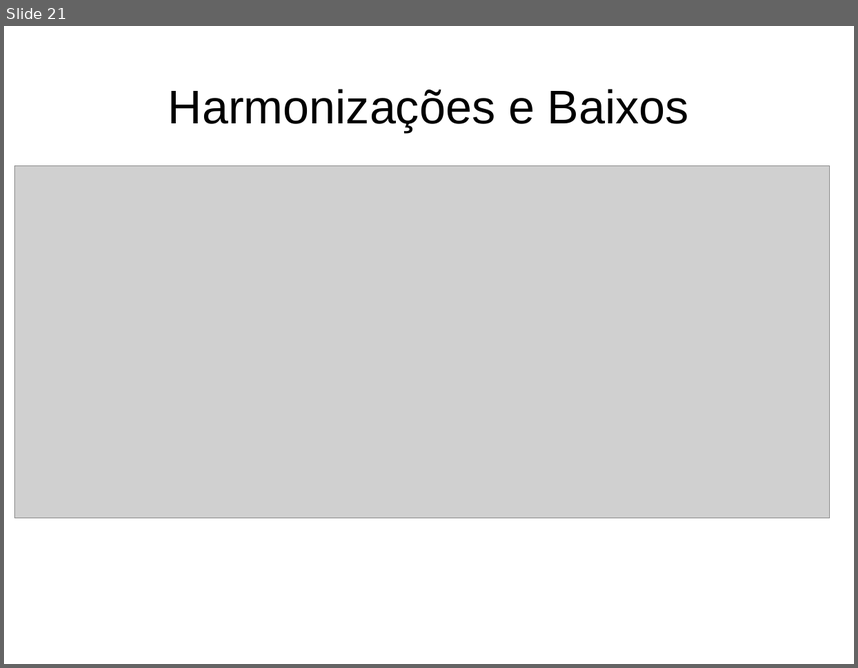
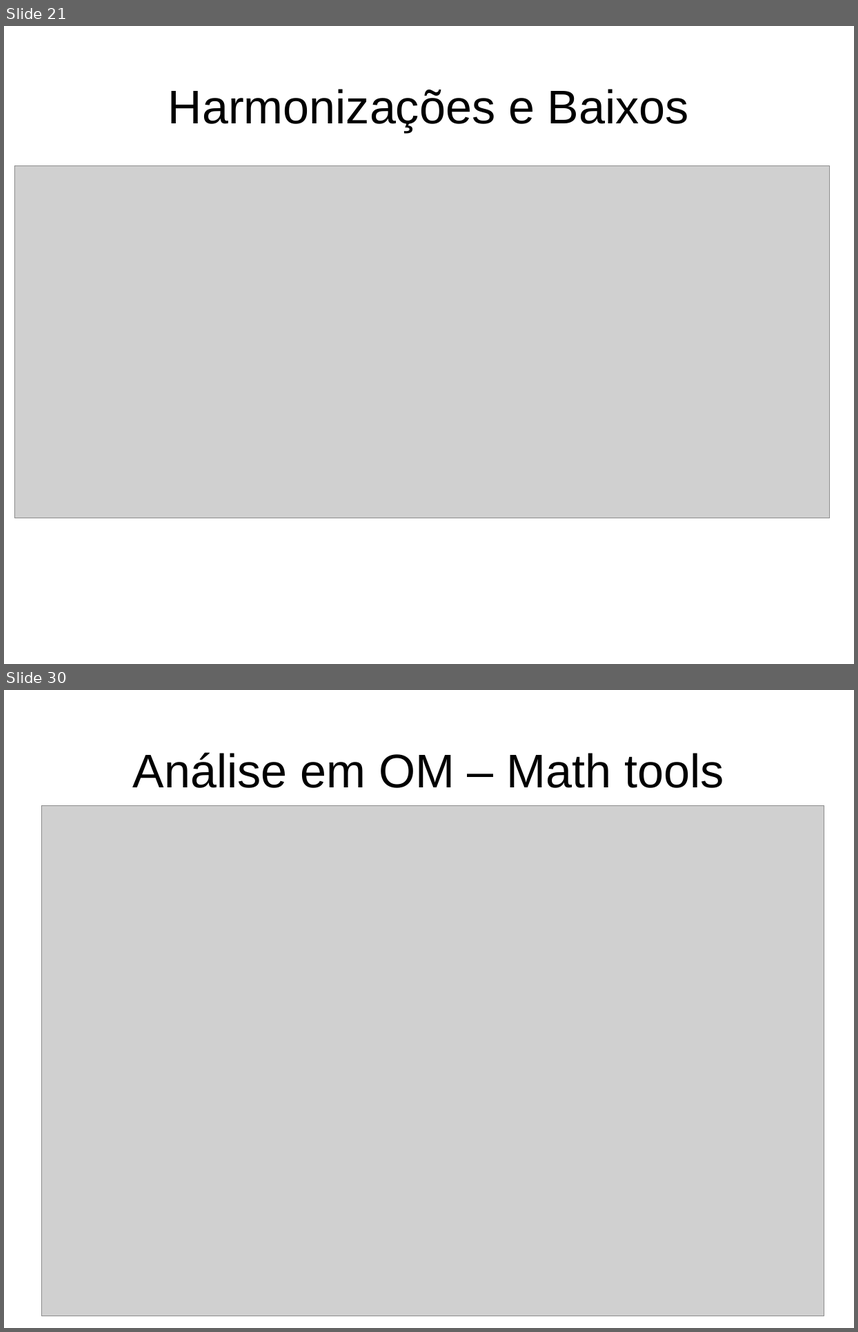
Before and after one commit to glerm/luteria, a slide deck: slides/banca.odp. Shown one above the other, each under a label of ours: slide 21 before the commit, slides 21 and 30 after it; the slides between them are not shown. The pictures are 858x668 and 858x1332 pixels, drawn with LibreOffice and Linux fonts; fonts in the diff are those of the drawing; grey boxes stand for pictures. Boxes give left, top, right and bottom in pixels: in the first picture for what was removed or moved away, otherwise in the second. Text is boxed around its words. In the diff, an @@ line names an element or a change of style, - is before the commit and + after.

```diff
--- a/slides/banca.odp
+++ b/slides/banca.odp
@@ slide 30 added at (4,690,854,1328), background #FFFFFF @@
@@ title added at (133,752,724,788), 44 pt, text #000000 @@
+Análise em OM – Math tools
@@ picture added at (42,806,825,1316) @@
```
Also in this commit, not shown: 19 other slides added, 2 other files.
